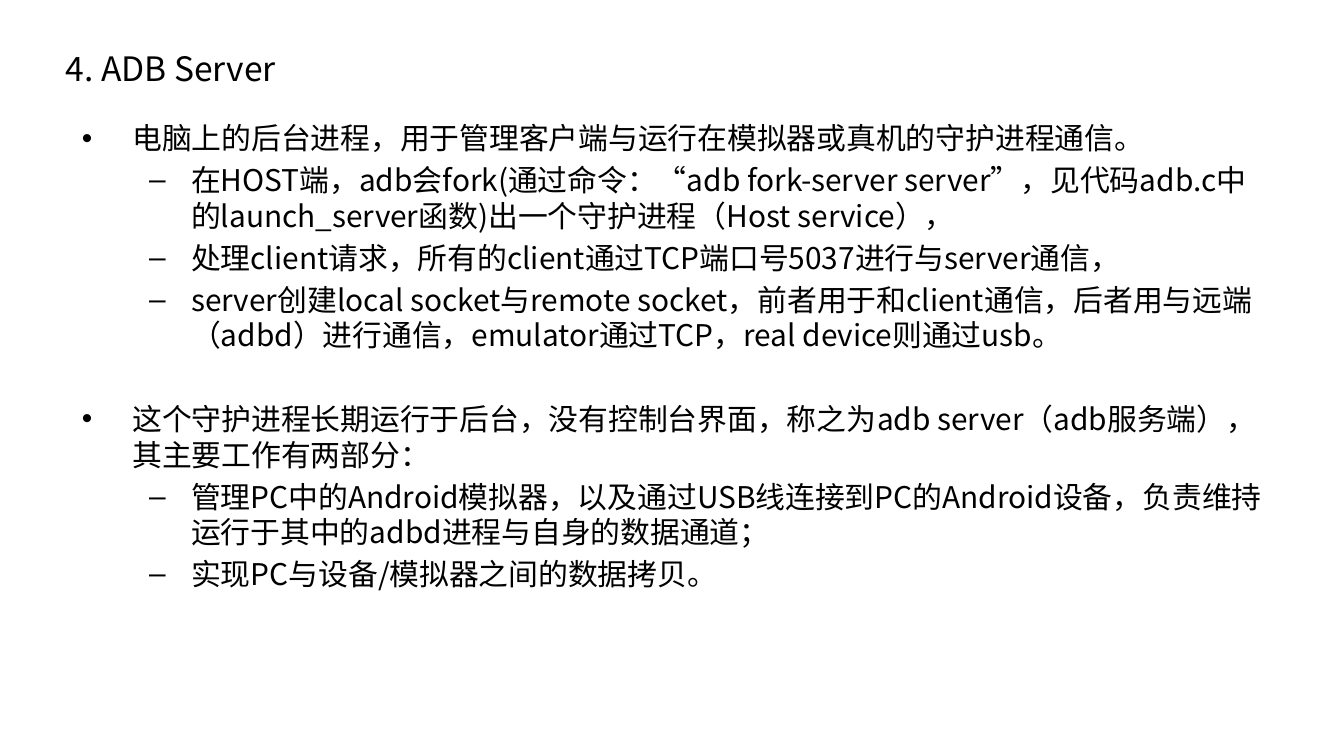
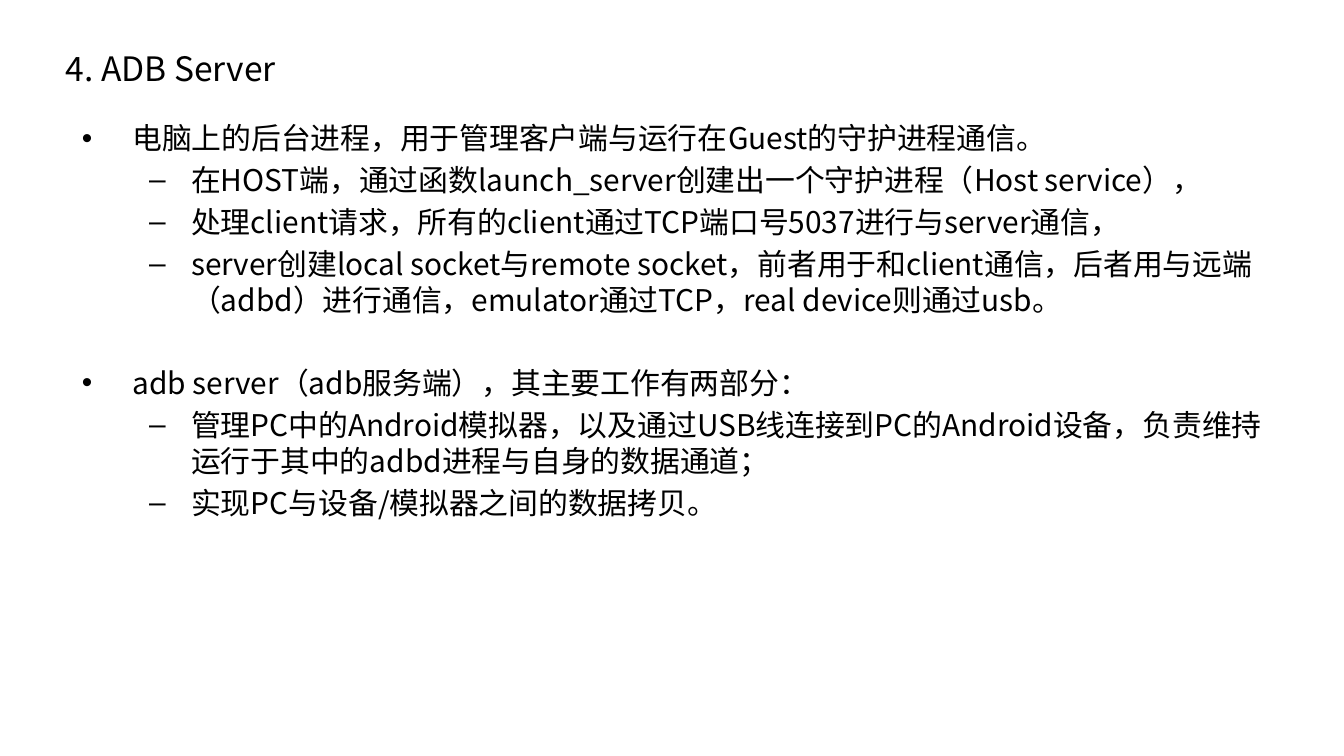
Before and after one commit to phybio/adb, a slide deck: slide 11 of adb.pptx. Drawn at 1344x756 pixels with LibreOffice and Linux fonts; fonts in the diff are those of the drawing; background and template pictures are left out. Boxes give left, top, right and bottom in pixels: in the first picture for what was removed or moved away, otherwise in the second. Text is boxed around its words. In the diff, an @@ line names an element or a change of style, - is before the commit and + after.

```diff
--- a/adb.pptx
+++ b/adb.pptx
@@ text at bbox=[132, 123, 1202, 196]: text changed @@
-• 电脑上的后台进程，用于管理客户端与运行在模拟器或真机的守护进程通信。
-  – 在HOST端，adb会fork(通过命令：“adb fork-server server”，见代码adb.c中的launch_server函数)出一个守护进程（Host service），
+• 电脑上的后台进程，用于管理客户端与运行在Guest的守护进程通信。
+  – 在HOST端，通过函数launch_server创建出一个守护进程（Host service），
@@ text at bbox=[132, 368, 809, 397]: text changed @@
-• 这个守护进程长期运行于后台，没有控制台界面，称之为adb server（adb服务端），其主要工作有两部分：
+• adb server（adb服务端），其主要工作有两部分：
```
Also in this commit, not shown: 6 other slides changed.
